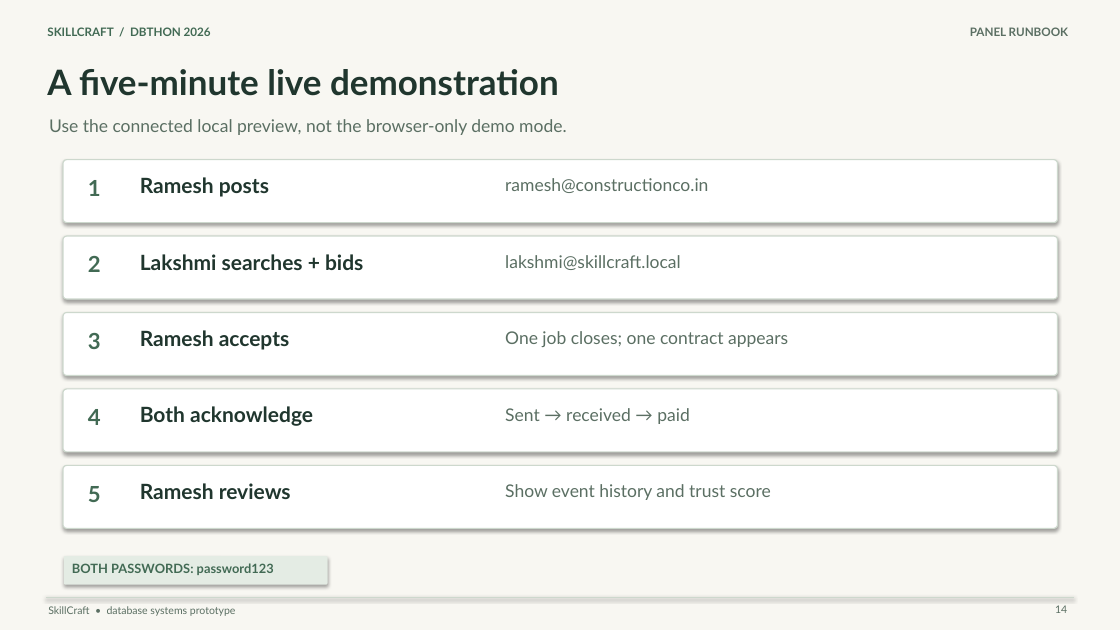
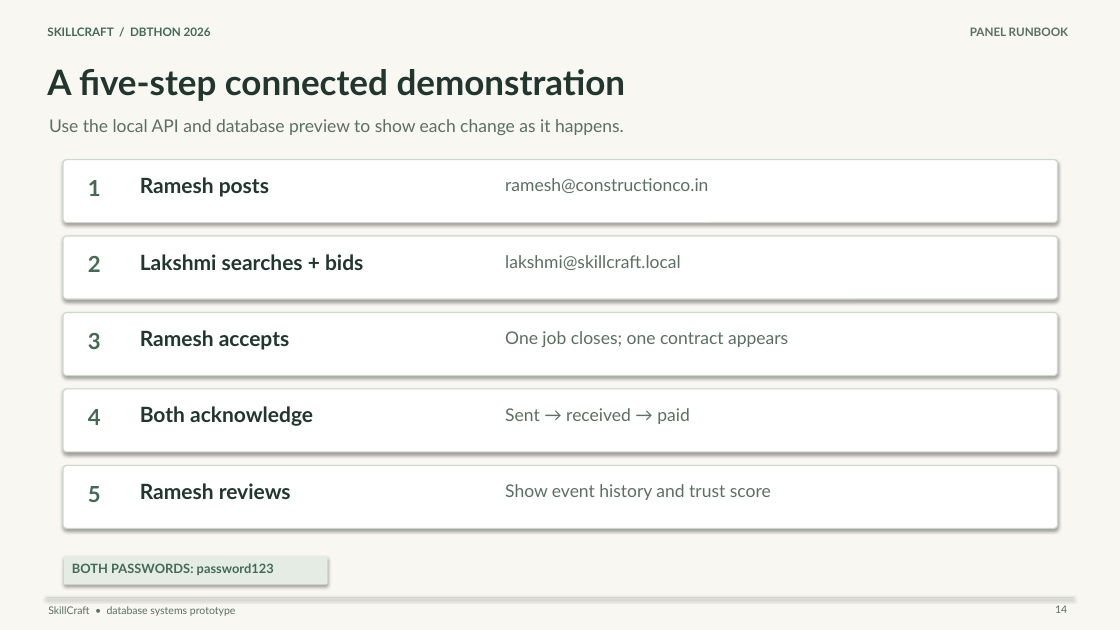
Before and after one commit to vedikaagarwal28/skill-craft, a slide deck: slide 14 of docs/SkillCraft_DBTHON_2026_Panel.pptx. Drawn at 1120x630 pixels with LibreOffice and Linux fonts; fonts in the diff are those of the drawing. Boxes give left, top, right and bottom in pixels: in the first picture for what was removed or moved away, otherwise in the second. Text is boxed around its words. In the diff, an @@ line names an element or a change of style, - is before the commit and + after.

```diff
--- a/docs/SkillCraft_DBTHON_2026_Panel.pptx
+++ b/docs/SkillCraft_DBTHON_2026_Panel.pptx
@@ text at (47,69,626,101): text changed @@
-A five-minute live demonstration
+A five-step connected demonstration
@@ text at (49,119,624,135): text changed @@
-Use the connected local preview, not the browser-only demo mode.
+Use the local API and database preview to show each change as it happens.
```
Also in this commit, not shown: 2 other slides changed, 1 slide added, 16 other files.
